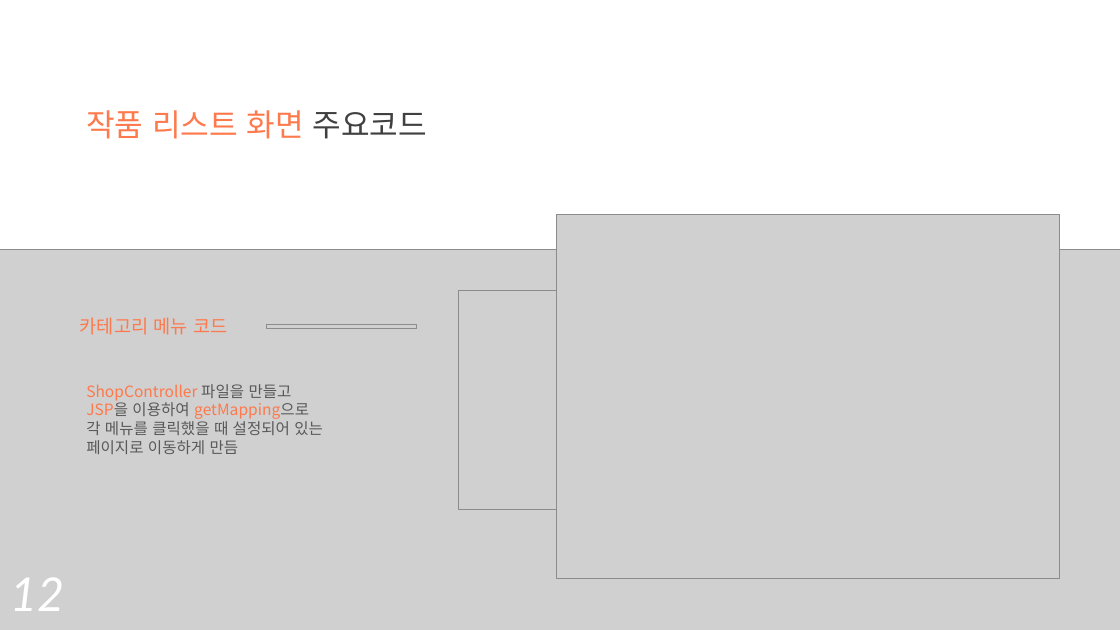
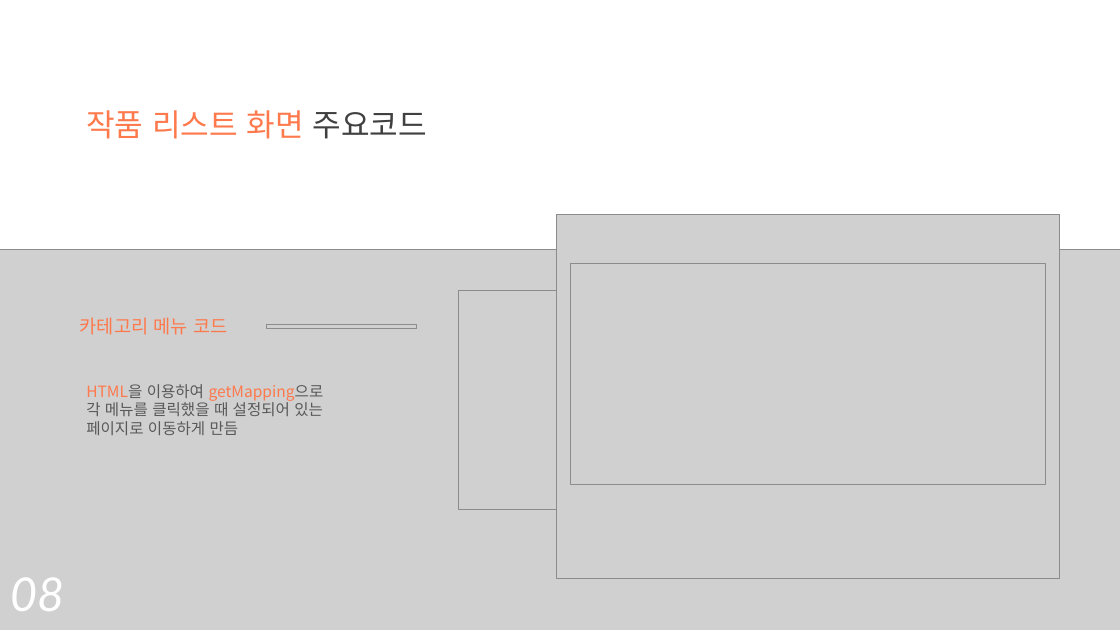
Before and after one commit to chominsub/chominsub, a slide deck: slide 9 of 조민섭_포트폴리오.pptx. Drawn at 1120x630 pixels with LibreOffice and Linux fonts; fonts in the diff are those of the drawing; grey boxes stand for pictures. Boxes give left, top, right and bottom in pixels: in the first picture for what was removed or moved away, otherwise in the second. Text is boxed around its words. In the diff, an @@ line names an element or a change of style, - is before the commit and + after.

```diff
--- a/조민섭_포트폴리오.pptx
+++ b/조민섭_포트폴리오.pptx
@@ picture added at [571,264,1046,484] @@
@@ text at [86,384,324,401]: text changed @@
-ShopController 파일을 만들고
-JSP을 이용하여 getMapping으로
+HTML을 이용하여 getMapping으로
@@ text at [10,578,64,611]: text changed @@
-12
+08
```
Also in this commit, not shown: 10 other slides changed.
